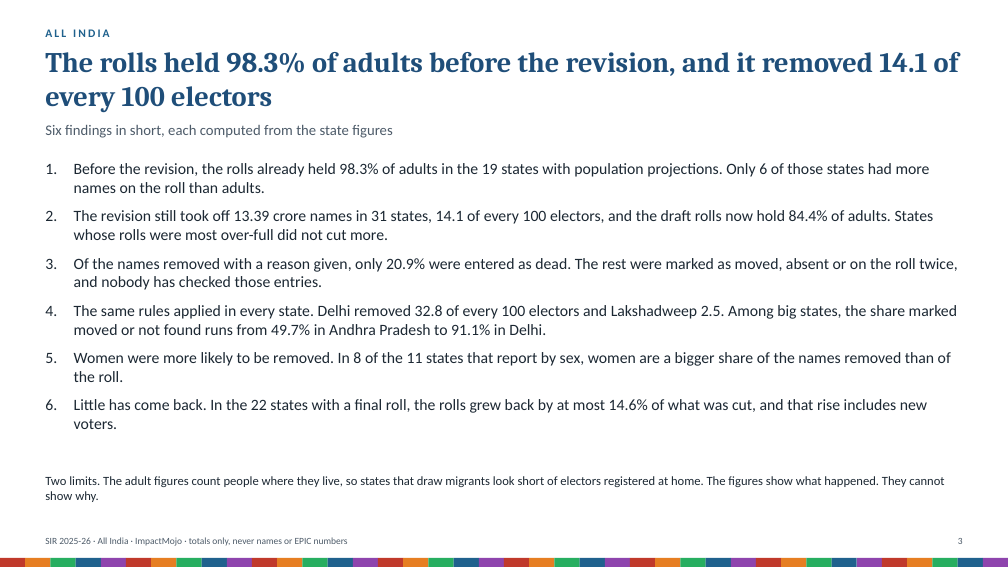
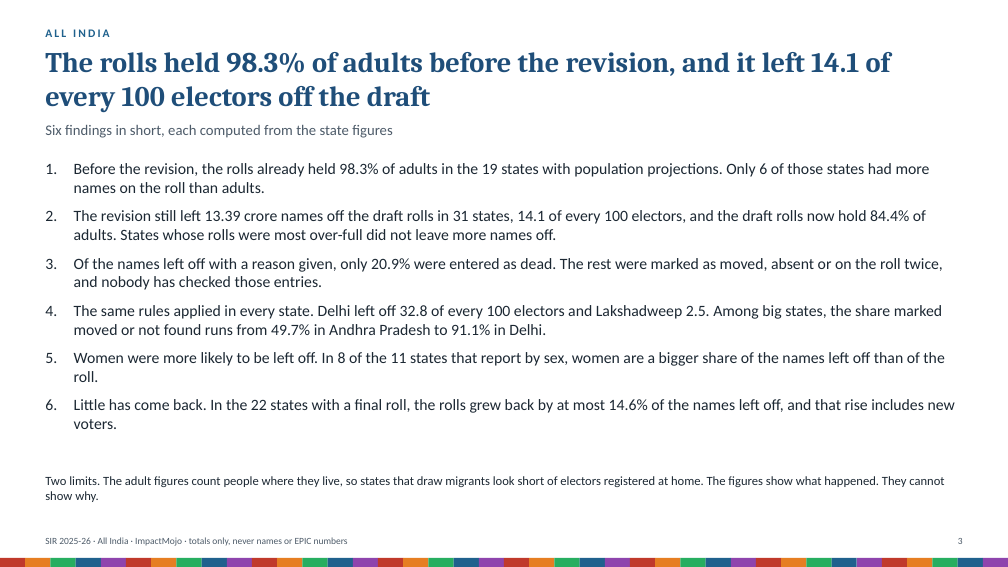
Before and after one commit to Varnasr/INDIA-DATA, a slide deck: slide 3 of reports/sir-india-deck.pptx. Drawn at 1008x567 pixels with LibreOffice and Linux fonts; fonts in the diff are those of the drawing. Boxes give left, top, right and bottom in pixels: in the first picture for what was removed or moved away, otherwise in the second. Text is boxed around its words. In the diff, an @@ line names an element or a change of style, - is before the commit and + after.

```diff
--- a/reports/sir-india-deck.pptx
+++ b/reports/sir-india-deck.pptx
@@ text at (45, 52, 891, 112): text changed @@
-The rolls held 98.3% of adults before the revision, and it removed 14.1 of every 100 electors
+The rolls held 98.3% of adults before the revision, and it left 14.1 of every 100 electors off the draft
@@ text at (74, 210, 955, 429): text changed @@
-2. The revision still took off 13.39 crore names in 31 states, 14.1 of every 100 electors, and the draft rolls now hold 84.4% of adults. States whose rolls were most over-full did not cut more.
-3. Of the names removed with a reason given, only 20.9% were entered as dead. The rest were marked as moved, absent or on the roll twice, and nobody has checked those entries.
-4. The same rules applied in every state. Delhi removed 32.8 of every 100 electors and Lakshadweep 2.5. Among big states, the share marked moved or not found runs from 49.7% in Andhra Pradesh to 91.1% in Delhi.
-5. Women were more likely to be removed. In 8 of the 11 states that report by sex, women are a bigger share of the names removed than of the roll.
-6. Little has come back. In the 22 states with a final roll, the rolls grew back by at most 14.6% of what was cut, and that rise includes new voters.
+2. The revision still left 13.39 crore names off the draft rolls in 31 states, 14.1 of every 100 electors, and the draft rolls now hold 84.4% of adults. States whose rolls were most over-full did not leave more names off.
+3. Of the names left off with a reason given, only 20.9% were entered as dead. The rest were marked as moved, absent or on the roll twice, and nobody has checked those entries.
+4. The same rules applied in every state. Delhi left off 32.8 of every 100 electors and Lakshadweep 2.5. Among big states, the share marked moved or not found runs from 49.7% in Andhra Pradesh to 91.1% in Delhi.
+5. Women were more likely to be left off. In 8 of the 11 states that report by sex, women are a bigger share of the names left off than of the roll.
+6. Little has come back. In the 22 states with a final roll, the rolls grew back by at most 14.6% of the names left off, and that rise includes new voters.
```
Also in this commit, not shown: 18 other slides changed, 44 other files.
